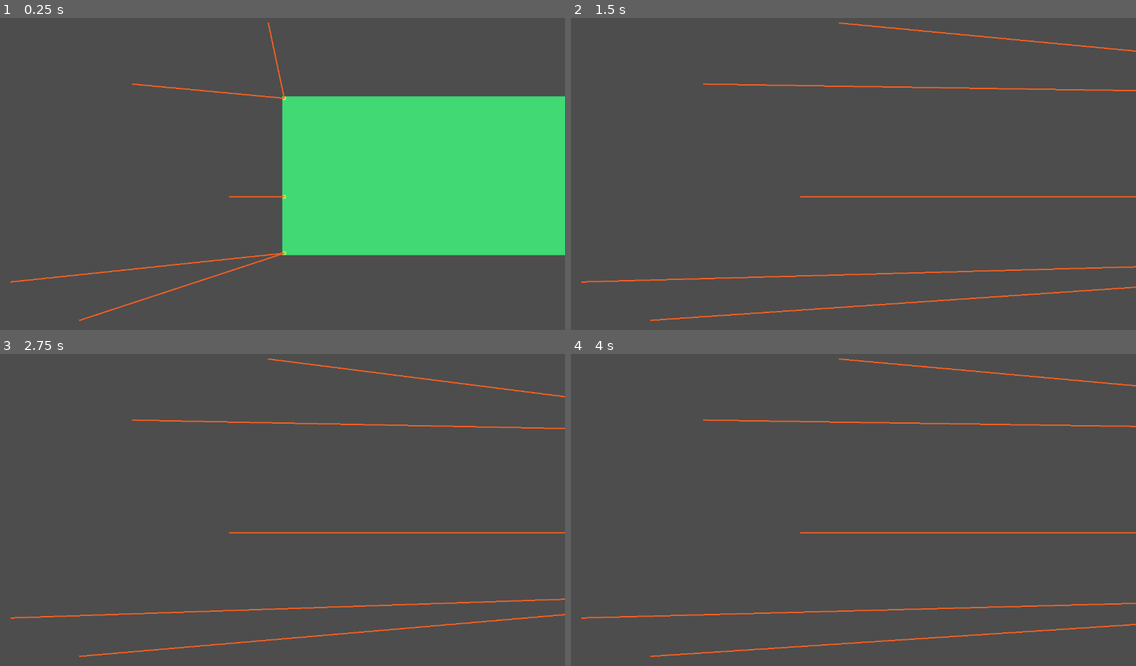
Above: before the commit, frames 1-4 (two rows, left to right).
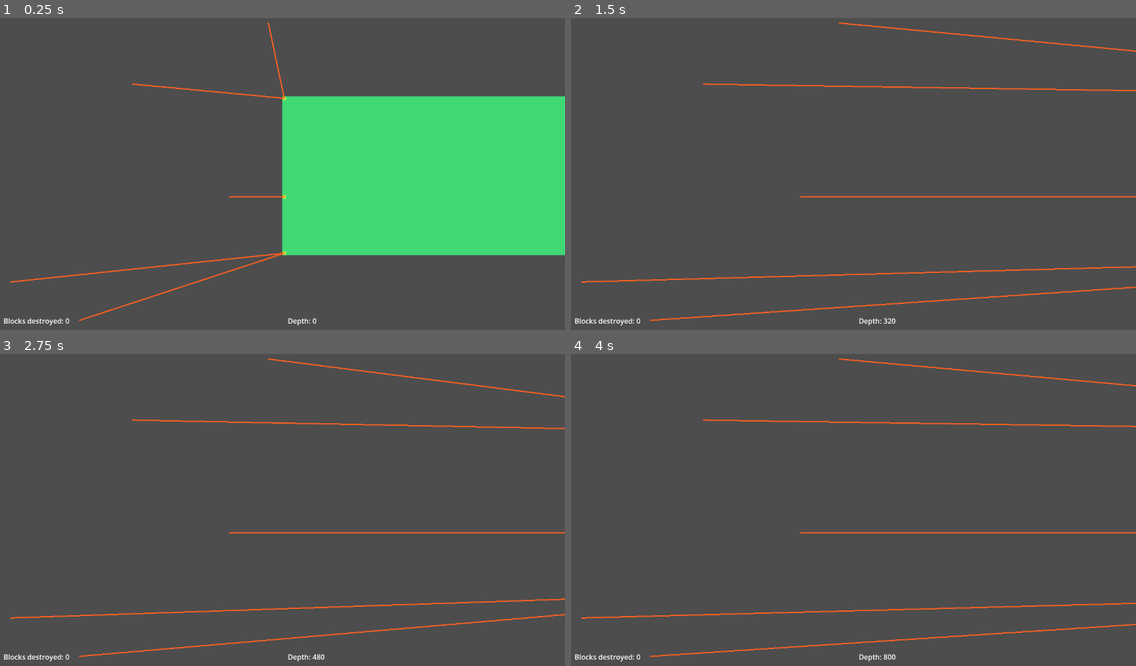
Above: after the commit, the same moments.

Repository: caboyd/blast_game
Game: Godot game, scene res://scenes/Main.tscn
Same seed, same stepped clock (60 frames per second), same inputs: the game is played once before the commit and once after it.
Inputs (mouse positions are in pixels of both pictures, inside the frame that each line leads up to):
- Up to frame 1 (0.25 s): no input
- Up to frame 2 (1.5 s): tap Enter at 0.5 s; move the mouse to (977, 158) at 0.52 s; tap K at 0.6, 1.35 s; click (977, 158) at 0.67 s; move the mouse to (740, 192) at 1.27 s; click (740, 192) at 1.42 s
- Up to frame 3 (2.75 s): move the mouse to (339, 441) at 2.02 s; tap K at 2.1 s; click (339, 441) at 2.17 s
- Up to frame 4 (4 s): move the mouse to (825, 575) at 2.77 s; tap K at 2.85, 3.6 s; click (825, 575) at 2.92 s; move the mouse to (1023, 559) at 3.52 s; click (1023, 559) at 3.67 s

The runs differ from the first frame. In frame 1, 0.2% of the frame differs, in the area x 0-56%, y 96-99%; in frame 2, 0.2%; in frame 3, 0.2%, in the area x 0-58%, y 96-99%; in frame 4, 0.2%.

Commit message:
Add game statistics module, bottom HUD, and dual-slab depth
Register GameStatistics autoload for total blocks destroyed and furthest depth
in cell units. DestructibleTarget counts cleared cells and exposes grid width
and per-row rightmost-empty depth. TargetConveyor updates depth from both the
front and next targets so carving the trailing slab counts before a full swap,
with completed sections adding a width offset. Add BottomHUD on GameRoot/UI.

Made-with: Cursor

Diff:
--- a/project.godot
+++ b/project.godot
@@ -18,6 +18,10 @@
 run/main_scene="res://scenes/Main.tscn"
 config/features=PackedStringArray("4.6")
 
+[autoload]
+
+GameStatistics="*res://scripts/stats/GameStatistics.gd"
+
 [display]
 
 window/size/viewport_width=1280
--- a/scenes/Main.tscn
+++ b/scenes/Main.tscn
@@ -3,6 +3,7 @@
 [ext_resource type="Script" uid="uid://conweb5pvayjf" path="res://scripts/Main.gd" id="1"]
 [ext_resource type="PackedScene" path="res://scenes/target/TargetConveyor.tscn" id="2"]
 [ext_resource type="PackedScene" path="res://scenes/target/TargetSpotterManager.tscn" id="3"]
+[ext_resource type="PackedScene" path="res://scenes/ui/BottomHUD.tscn" id="4"]
 
 [node name="Main" type="Node" unique_id=1286468107]
 script = ExtResource("1")
@@ -21,3 +22,5 @@
 [node name="ProjectileManager" type="Node2D" parent="GameRoot/World2D" unique_id=363159726]
 
 [node name="UI" type="CanvasLayer" parent="GameRoot" unique_id=1734507539]
+
+[node name="BottomHUD" parent="GameRoot/UI" instance=ExtResource("4")]
--- /dev/null
+++ b/scenes/ui/BottomHUD.tscn
@@ -0,0 +1,37 @@
+[gd_scene load_steps=2 format=3 uid="uid://c8bottomhud001"]
+
+[ext_resource type="Script" path="res://scripts/ui/BottomHUD.gd" id="1"]
+
+[node name="BottomHUD" type="Control"]
+layout_mode = 3
+anchors_preset = 12
+anchor_top = 1.0
+anchor_right = 1.0
+anchor_bottom = 1.0
+offset_left = 8.0
+offset_top = -52.0
+offset_right = -8.0
+offset_bottom = -8.0
+grow_horizontal = 2
+grow_vertical = 0
+mouse_filter = 2
+script = ExtResource("1")
+
+[node name="HBoxContainer" type="HBoxContainer" parent="."]
+layout_mode = 1
+anchors_preset = 15
+anchor_right = 1.0
+anchor_bottom = 1.0
+grow_horizontal = 2
+grow_vertical = 2
+theme_override_constants/separation = 24
+
+[node name="BlocksLabel" type="Label" parent="HBoxContainer"]
+layout_mode = 2
+size_flags_horizontal = 3
+text = "Blocks destroyed: 0"
+
+[node name="DepthLabel" type="Label" parent="HBoxContainer"]
+layout_mode = 2
+size_flags_horizontal = 3
+text = "Depth: 0"
--- /dev/null
+++ b/scripts/stats/GameStatistics.gd
@@ -0,0 +1,20 @@
+extends Node
+
+signal stats_changed
+
+var total_blocks_destroyed: int = 0
+var furthest_depth_cells: int = 0
+
+
+func add_blocks_destroyed(count: int) -> void:
+	if count <= 0:
+		return
+	total_blocks_destroyed += count
+	stats_changed.emit()
+
+
+func update_depth_in_cells(instantaneous_depth: int) -> void:
+	if instantaneous_depth <= furthest_depth_cells:
+		return
+	furthest_depth_cells = instantaneous_depth
+	stats_changed.emit()
--- a/scripts/target/DestructibleTarget.gd
+++ b/scripts/target/DestructibleTarget.gd
@@ -58,6 +58,7 @@
 	var center := _local_to_cell(local_pos)
 
 	var changed_any := false
+	var destroyed_count := 0
 	for dy in range(-r_cells, r_cells + 1):
 		for dx in range(-r_cells, r_cells + 1):
 			if dx * dx + dy * dy > r_cells * r_cells:
@@ -70,7 +71,11 @@
 			if _cells[idx] == 0:
 				continue
 			_cells[idx] = 0
+			destroyed_count += 1
 			changed_any = true
+
+	if destroyed_count > 0:
+		GameStatistics.add_blocks_destroyed(destroyed_count)
 
 	if changed_any:
 		_try_mark_destroyed()
@@ -170,6 +175,25 @@
 	if cell.x < 0 or cell.y < 0 or cell.x >= _grid_w or cell.y >= _grid_h:
 		return false
 	return _cells[cell.y * _grid_w + cell.x] != 0
+
+
+func get_grid_width_cells() -> int:
+	return _grid_w
+
+
+## Max over rows of each row's rightmost empty column index; -1 if no empty cells (all solid).
+func get_furthest_right_empty_cell_x() -> int:
+	var best := -1
+	for y in range(_grid_h):
+		var row := y * _grid_w
+		var row_best := -1
+		for x in range(_grid_w - 1, -1, -1):
+			if _cells[row + x] == 0:
+				row_best = x
+				break
+		if row_best > best:
+			best = row_best
+	return best
 
 
 ## Leftmost column that still has any solid cell; within that column, the solid cell whose center is nearest to `from_local`.
--- a/scripts/target/TargetConveyor.gd
+++ b/scripts/target/TargetConveyor.gd
@@ -10,6 +10,7 @@
 
 var front_target: Node2D
 var next_target: Node2D
+var _completed_front_targets: int = 0
 var _sliding: bool = false
 var _follow_tween: Tween
 var _follow_target_pos: Vector2 = Vector2.INF
@@ -51,6 +52,7 @@
 func _physics_process(_delta: float) -> void:
 	begin_swap_if_front_destroyed()
 	_update_follow()
+	_update_game_statistics_depth()
 
 
 func _stack_spacing_x() -> float:
@@ -58,6 +60,26 @@
 	if dt == null:
 		return 0.0
 	return dt.target_size_px.x
+
+
+func _update_game_statistics_depth() -> void:
+	if front_target == null or next_target == null:
+		return
+	var dt_f := front_target as DestructibleTarget
+	var dt_n := next_target as DestructibleTarget
+	if dt_f == null:
+		return
+	var w: int = dt_f.get_grid_width_cells()
+	var base: int = _completed_front_targets * w
+	var local_front: int = dt_f.get_furthest_right_empty_cell_x()
+	var instant: int = base + maxi(0, local_front)
+	# Next slab starts one full grid width deeper; count it when it already has empty cells.
+	if dt_n != null:
+		var local_next: int = dt_n.get_furthest_right_empty_cell_x()
+		if local_next >= 0:
+			var from_next: int = (_completed_front_targets + 1) * w + local_next
+			instant = maxi(instant, from_next)
+	GameStatistics.update_depth_in_cells(instant)
 
 
 func _enforce_stack_spacing() -> void:
@@ -166,4 +188,5 @@
 	_update_follow()
 
 	_sliding = false
+	_completed_front_targets += 1
 	active_target_changed.emit(front_target)
--- /dev/null
+++ b/scripts/ui/BottomHUD.gd
@@ -0,0 +1,19 @@
+extends Control
+
+
+@onready var _blocks_label: Label = $HBoxContainer/BlocksLabel
+@onready var _depth_label: Label = $HBoxContainer/DepthLabel
+
+
+func _ready() -> void:
+	GameStatistics.stats_changed.connect(_on_stats_changed)
+	refresh()
+
+
+func _on_stats_changed() -> void:
+	refresh()
+
+
+func refresh() -> void:
+	_blocks_label.text = "Blocks destroyed: %d" % GameStatistics.total_blocks_destroyed
+	_depth_label.text = "Depth: %d" % GameStatistics.furthest_depth_cells
Not shown, added: scripts/stats/GameStatistics.gd.uid
Not shown, added: scripts/ui/BottomHUD.gd.uid
